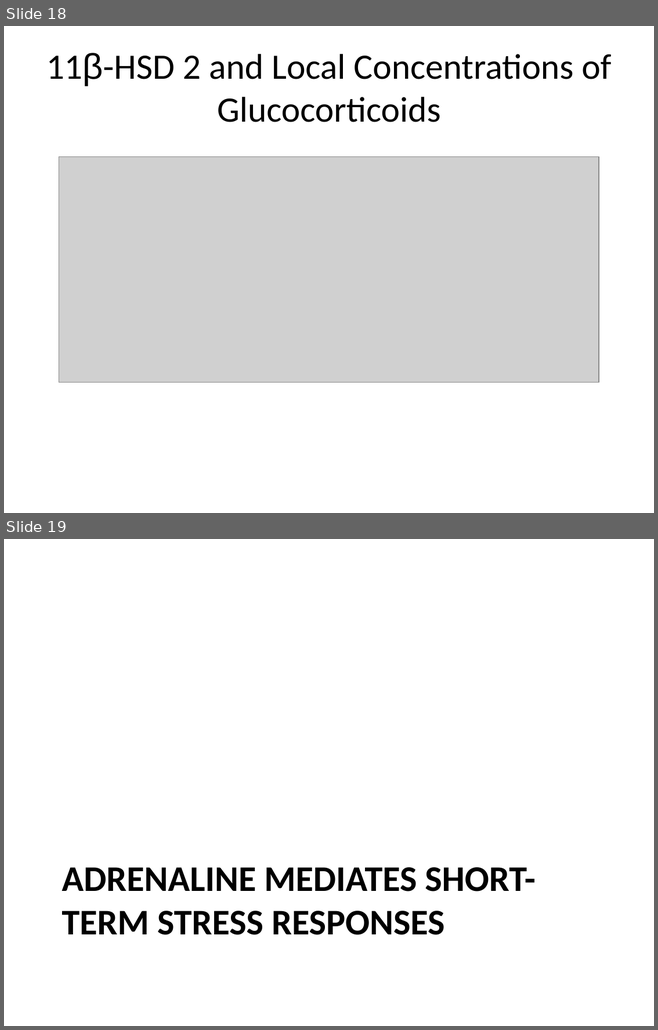
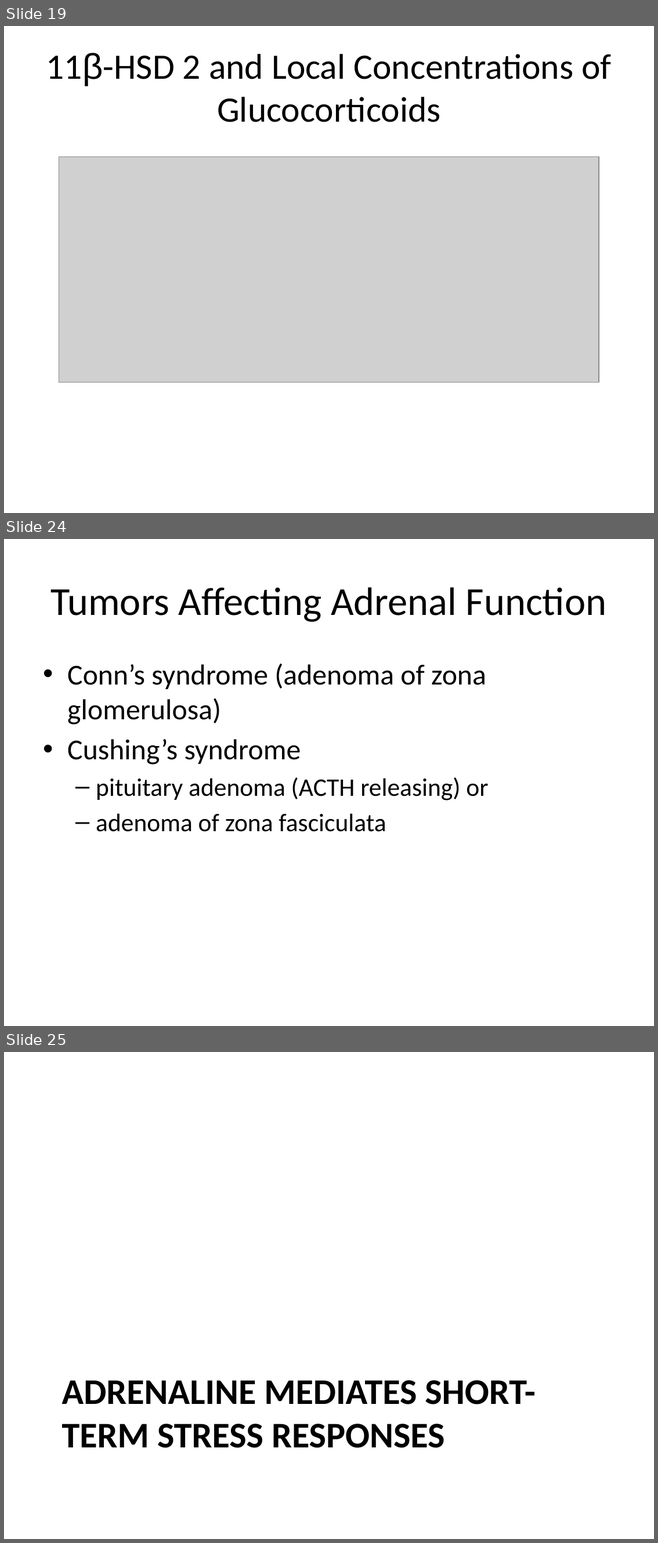
Before and after one commit to detricksnyder/TeachingLectures, a slide deck: PHYS101/adrenals-and-stress-hormones/adrenals-growth-lecture-full.pptx. Shown one above the other, each under a label of ours: slides 18 and 19 before the commit, slides 19, 24 and 25 after it; the slides between them are not shown. The pictures are 658x1030 and 658x1543 pixels, drawn with LibreOffice and Linux fonts; fonts in the diff are those of the drawing; grey boxes stand for pictures. Boxes give left, top, right and bottom in pixels: in the first picture for what was removed or moved away, otherwise in the second. Text is boxed around its words. In the diff, an @@ line names an element or a change of style, - is before the commit and + after.

```diff
--- a/PHYS101/adrenals-and-stress-hormones/adrenals-growth-lecture-full.pptx
+++ b/PHYS101/adrenals-and-stress-hormones/adrenals-growth-lecture-full.pptx
@@ slide 24 added at bbox=[4, 539, 654, 1026], background #FFFFFF @@
@@ title added at bbox=[50, 587, 606, 622], 44 pt, text #000000 @@
+Tumors Affecting Adrenal Function
@@ text added at bbox=[67, 663, 488, 832], 32 pt, text #000000 @@
+• Conn’s syndrome (adenoma of zona glomerulosa)
+• Cushing’s syndrome
+  – pituitary adenoma (ACTH releasing) or
+  – adenoma of zona fasciculata
@@ what was slide 18 is now slide 19 @@
@@ what was slide 19 is now slide 25 @@
```
Also in this commit, not shown: 5 other slides added, 2 other files.
